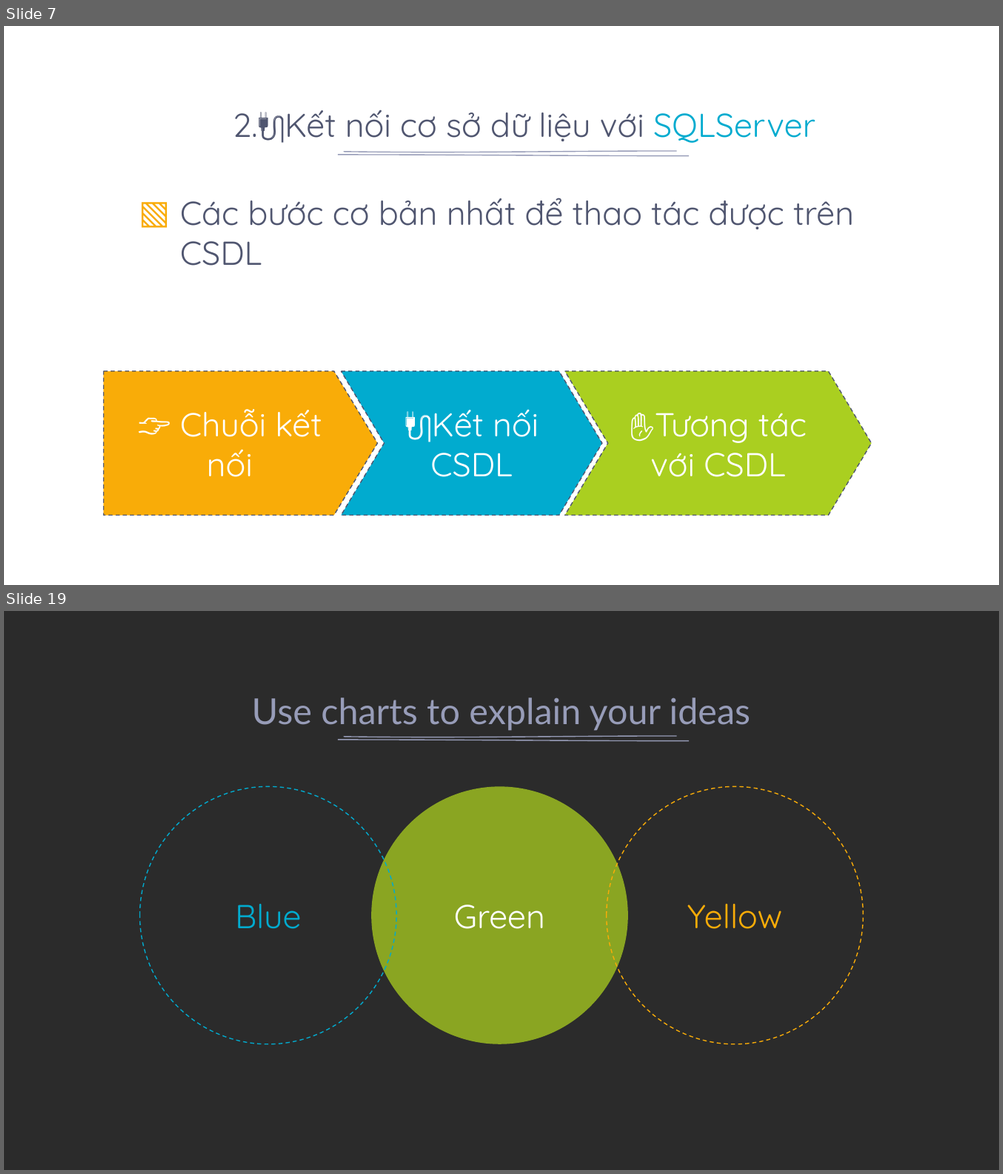
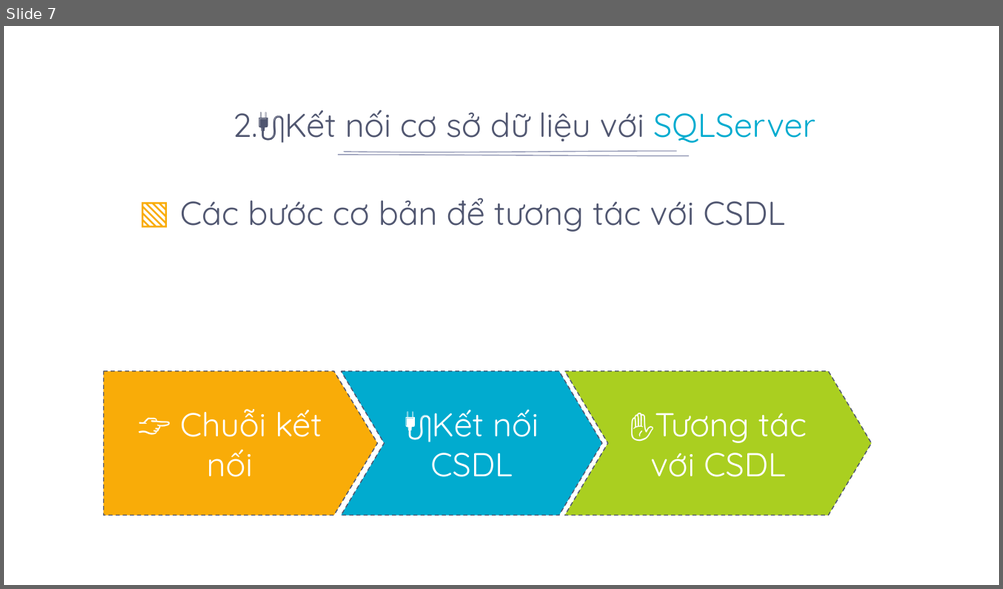
Before and after one commit to hoangtuyenblogger/Lap-trinh-web-Asp.net, a slide deck: Kết nối cơ sở dữ liệu/Kết nối CSDL.pptx. Shown one above the other, each under a label of ours: slides 7 and 19 before the commit, slide 7 after it; the slides between them are not shown. The pictures are 1003x1174 and 1003x589 pixels, drawn with LibreOffice and Linux fonts; fonts in the diff are those of the drawing; background and template pictures are left out; a plain dark background stands for a picture behind light text. Boxes give left, top, right and bottom in pixels: in the first picture for what was removed or moved away, otherwise in the second. Text is boxed around its words. In the diff, an @@ line names an element or a change of style, - is before the commit and + after.

```diff
--- a/Kết nối cơ sở dữ liệu/Kết nối CSDL.pptx
+++ b/Kết nối cơ sở dữ liệu/Kết nối CSDL.pptx
@@ slide 19 removed at (x1=4, y1=611, x2=999, y2=1170), background picture (left out); not listed: 2 template elements that a slide beside it also shows @@
@@ title removed at (x1=252, y1=698, x2=751, y2=731) @@
-Use charts to explain your ideas
@@ ellipse removed at (x1=140, y1=787, x2=397, y2=1045) @@
-Blue
@@ ellipse removed at (x1=371, y1=787, x2=628, y2=1045) @@
-Green
@@ ellipse removed at (x1=606, y1=787, x2=863, y2=1045) @@
-Yellow
@@ slide 7 changed as well @@
@@ text at (x1=180, y1=198, x2=785, y2=232): text changed @@
-▧ Các bước cơ bản nhất để thao tác được trên CSDL
+▧ Các bước cơ bản để tương tác với CSDL
```
Also in this commit, not shown: 4 other slides changed, 5 slides added, 28 other slides removed.
